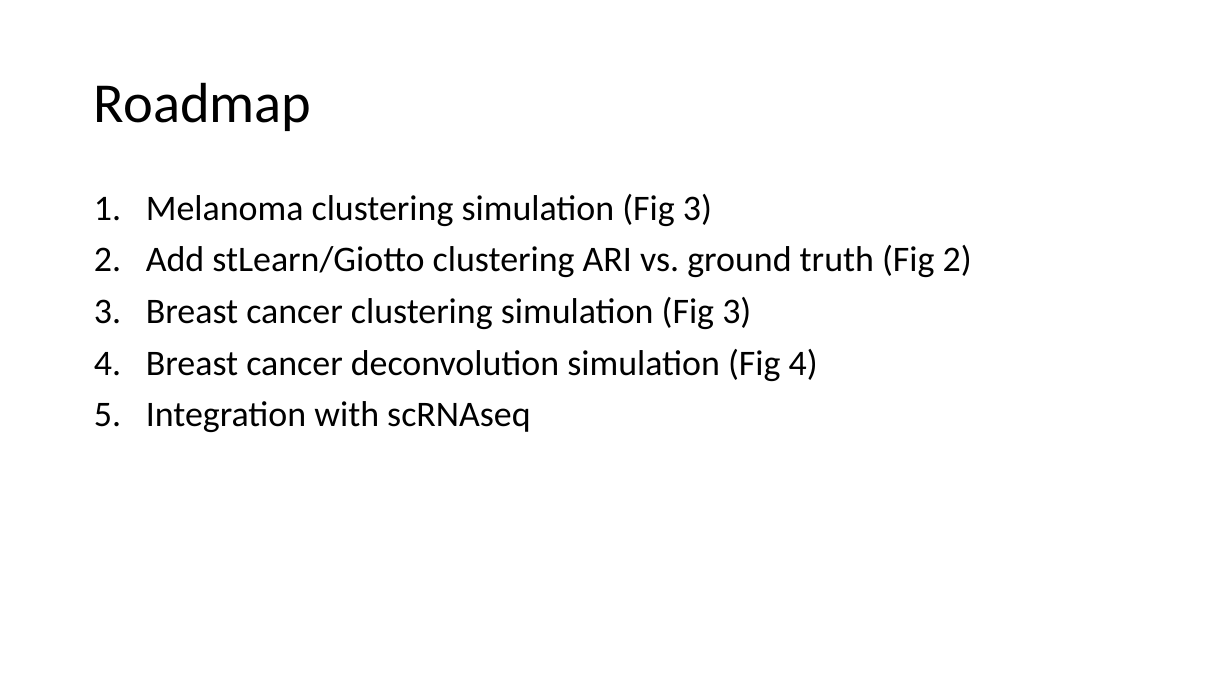
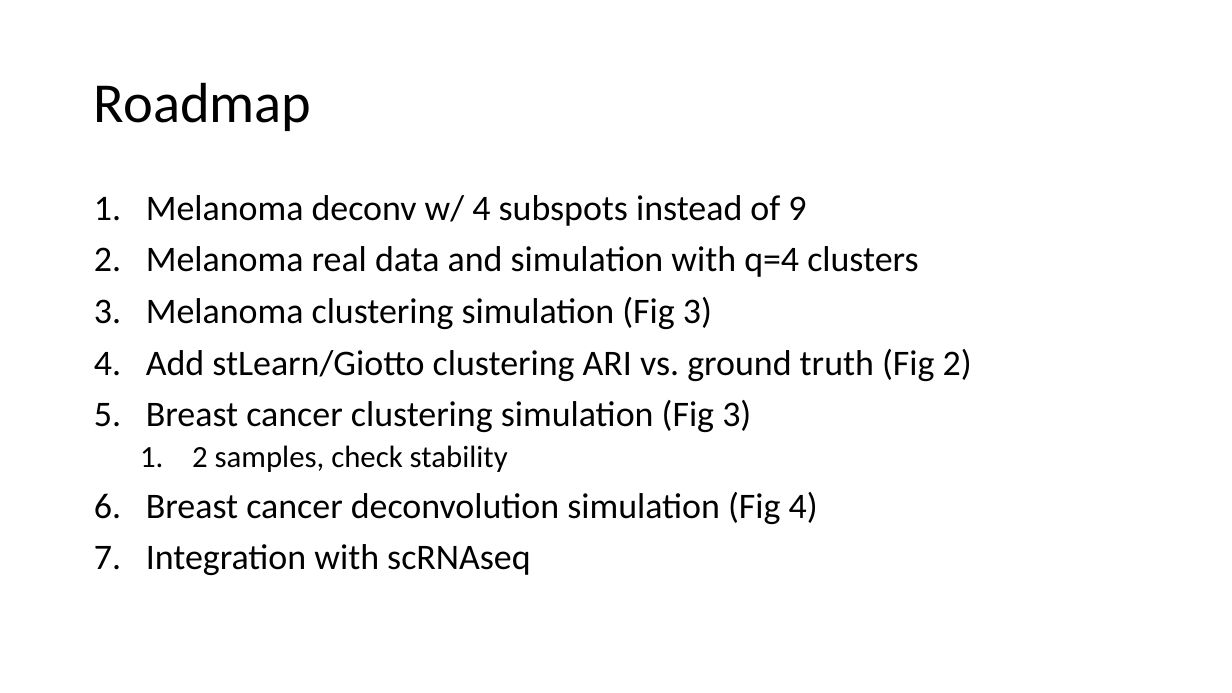
Before and after one commit to edward130603/BayesSpace, a slide deck: slide 9 of output/slides/slides_6-11.pptx. Drawn at 1232x693 pixels with LibreOffice and Linux fonts; fonts in the diff are those of the drawing. Boxes give left, top, right and bottom in pixels: in the first picture for what was removed or moved away, otherwise in the second. Text is boxed around its words. In the diff, an @@ line names an element or a change of style, - is before the commit and + after.

Commit message:
deconvolution t errors, predict deconv expression function

```diff
--- a/output/slides/slides_6-11.pptx
+++ b/output/slides/slides_6-11.pptx
@@ text at [146,195,918,277]: paragraphs added @@
+1. Melanoma deconv w/ 4 subspots instead of 9
+2. Melanoma real data and simulation with q=4 clusters
@@ text at [192,445,508,472]: paragraph added @@
+  1. 2 samples, check stability
```
Also in this commit, not shown: 9 other files.
